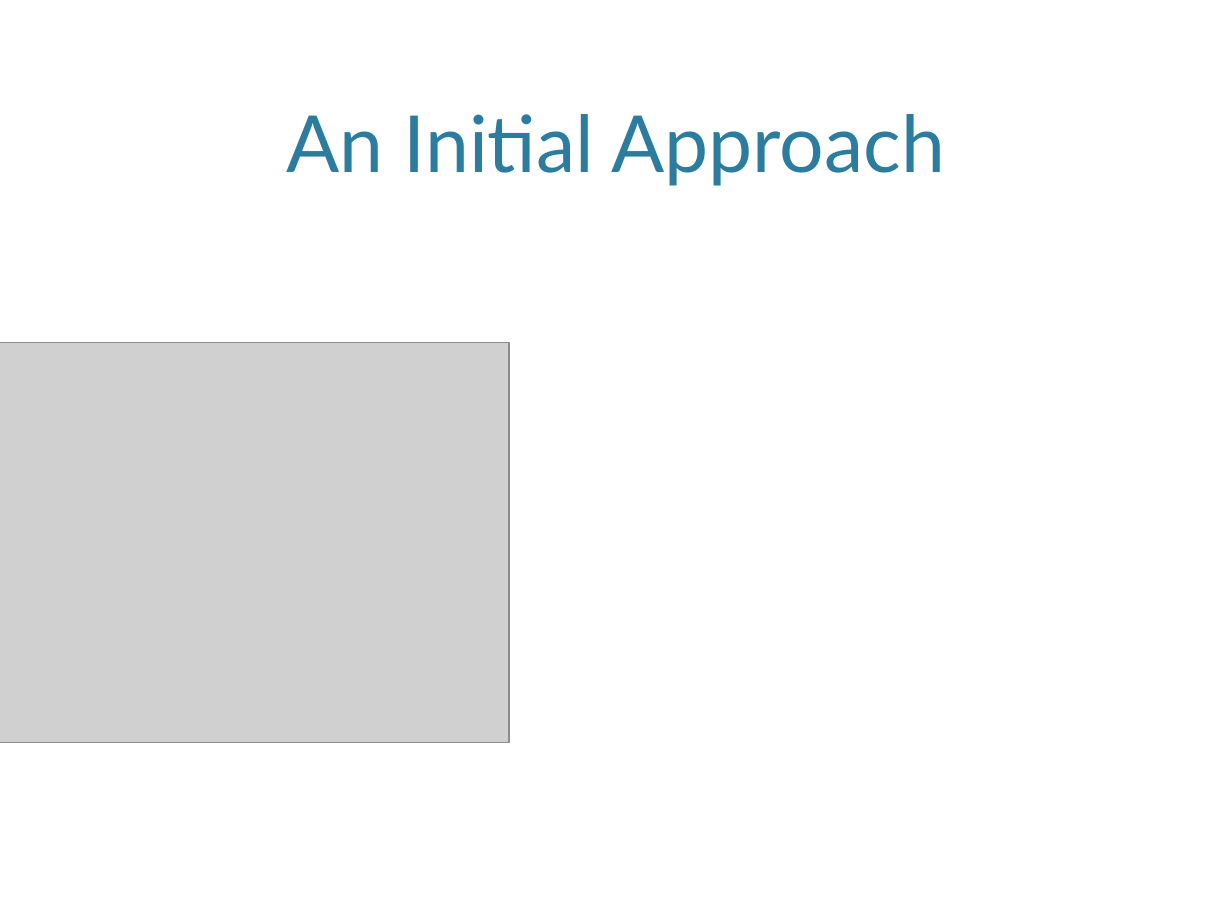
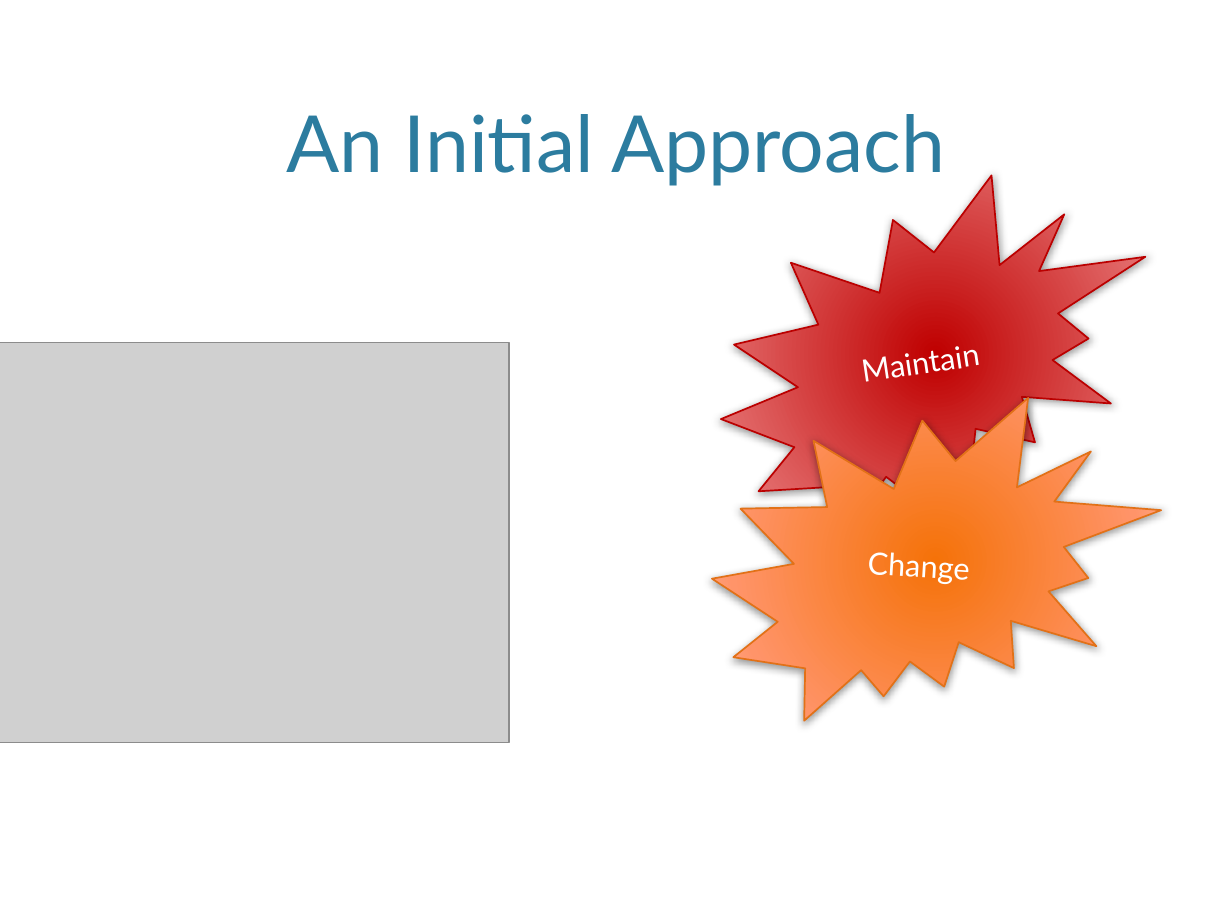
Before and after one commit to MiyamotoAkira/FeaturesVsLayers, a slide deck: slide 4 of FeaturesVsLayers.pptx. Drawn at 1232x924 pixels with LibreOffice and Linux fonts; fonts in the diff are those of the drawing; grey boxes stand for pictures; background and template pictures are left out. Boxes give left, top, right and bottom in pixels: in the first picture for what was removed or moved away, otherwise in the second. Text is boxed around its words. In the diff, an @@ line names an element or a change of style, - is before the commit and + after.

```diff
--- a/FeaturesVsLayers.pptx
+++ b/FeaturesVsLayers.pptx
@@ irregular seal added at box(691, 155, 1180, 554), fill gradient #C00000 to #E36B6B to #ECB3B3, outline #BC0000 1 pt, 18 pt, text #FFFFFF @@
+Maintain
@@ irregular seal added at box(703, 378, 1167, 742), fill gradient #F67309 to #FF9569 to #FEC3B0, outline #E27218 1 pt, 18 pt, text #FFFFFF @@
+Change
```
Also in this commit, not shown: 1 other slide changed.
